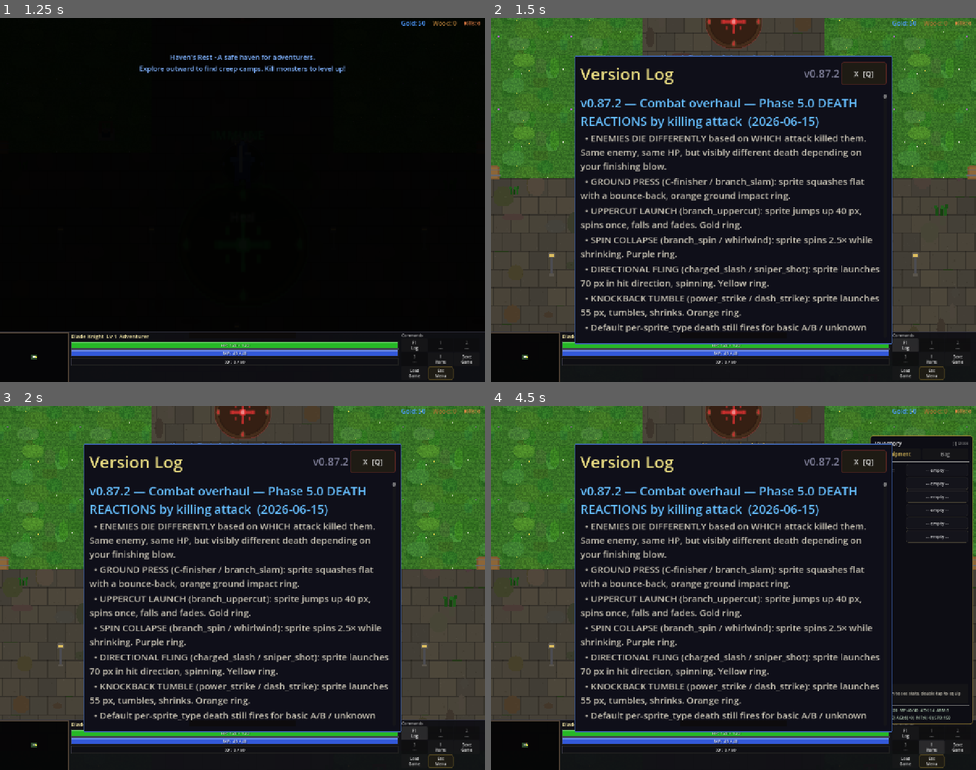
Above: before the commit, frames 1-4 (two rows, left to right).
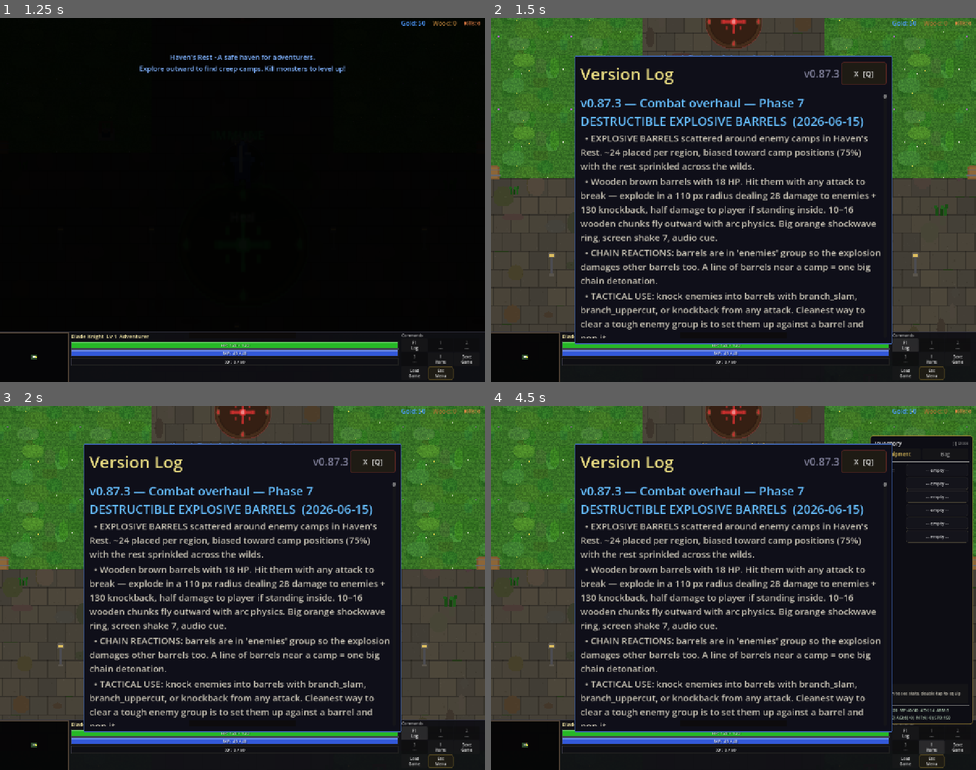
Above: after the commit, the same moments.

Repository: slxny/legends-open-rpg
Game: Godot game, scene res://scenes/main.tscn
Same seed, same stepped clock (60 frames per second), same inputs: the game is played once before the commit and once after it.
Inputs (mouse positions are in pixels of both pictures, inside the frame that each line leads up to):
- Up to frame 1 (1.25 s): tap Enter at 0.5 s; move the mouse to (218, 272) at 0.52 s; hold W (move_up) from 0.53 s (still down); hold Space (attack) from 0.53 s (still down); click (218, 272) at 0.67 s; tap Shift (dodge) at 0.8 s
- Up to frame 2 (1.5 s): release W (move_up) at 1.25 s; release Space (attack) at 1.25 s; click "F1 Log" at 1.25 s
- Up to frame 3 (2 s): no input
- Up to frame 4 (4.5 s): click "1 ---" at 2 s; click "2 ---" at 2.75 s; click "3 ---" at 3.5 s; click "I Items" at 4.25 s

Frame 1 is identical in both runs. In frame 2, 11% of the frame differs, in the area x 18-81%, y 15-88%; in frame 3, 11%; in frame 4, 11%.

Commit message:
v0.87.3: Combat overhaul — Phase 7 DESTRUCTIBLE EXPLOSIVE BARRELS
24 explosive barrels per region, biased to enemy camp areas (75%
near camps, rest in wilds).

- scripts/components/destructible_barrel.gd extends Node2D:
  Sprite (crystal_teal tinted brown) + Area2D (collision_layer=2 so
  player AttackArea picks it up) + 14px circle shape.
  18 HP, take_damage with brief flash, _explode at HP<=0.
  Stub _BarrelStats RefCounted for damage-pipeline compatibility —
  get_stats_dict / current_hp / max_hp / weapon_damage / armor /
  agility / strength / intelligence all there so CombatManager,
  poise, status systems don't error.
  Joins 'enemies' group so player auto-target works.

- _explode():
  Orange shockwave ring (scale 0.6 → 110/16, 0.35s).
  10-16 wooden chunks fly outward with arc physics.
  Radial damage 28 + knockback 130 to all enemies in 110px radius
  (chain-reacts other barrels — line of barrels = chain detonation).
  Half damage to player if standing inside.
  Screen shake 7 + crit_hit audio at +1.5 dB.

- havens_rest.gd: _spawn_destructible_barrels(rng, 24).
  Avoids town (<700px from center). Prefers placements within 360px
  of _camp_positions (75% of the time); rest scattered randomly.

TACTICAL: knock enemies into barrels with branch_slam / uppercut /
any attack knockback. Cleanest way to clear a tough group is set
them against a barrel and pop it.

Headless: smoke all PASS, parse clean.

Co-Authored-By: Claude Opus 4.7 (1M context) <noreply@anthropic.com>

Diff:
--- a/scenes/ui/changelog_dialog.gd
+++ b/scenes/ui/changelog_dialog.gd
@@ -9,9 +9,21 @@
 var _is_visible: bool = false
 var _is_mobile: bool = false
 
-const GAME_VERSION := "v0.87.2"
+const GAME_VERSION := "v0.87.3"
 
 const CHANGELOG: Array[Dictionary] = [
+	{
+		"version": "v0.87.3",
+		"title": "Combat overhaul — Phase 7 DESTRUCTIBLE EXPLOSIVE BARRELS",
+		"date": "2026-06-15",
+		"entries": [
+			"EXPLOSIVE BARRELS scattered around enemy camps in Haven's Rest. ~24 placed per region, biased toward camp positions (75%) with the rest sprinkled across the wilds.",
+			"Wooden brown barrels with 18 HP. Hit them with any attack to break — explode in a 110 px radius dealing 28 damage to enemies + 130 knockback, half damage to player if standing inside. 10–16 wooden chunks fly outward with arc physics. Big orange shockwave ring, screen shake 7, audio cue.",
+			"CHAIN REACTIONS: barrels are in 'enemies' group so the explosion damages other barrels too. A line of barrels near a camp = one big chain detonation.",
+			"TACTICAL USE: knock enemies into barrels with branch_slam, branch_uppercut, or knockback from any attack. Cleanest way to clear a tough enemy group is to set them up against a barrel and pop it.",
+			"Internal: scripts/components/destructible_barrel.gd extends Node2D with Sprite + Area2D (programmatic, no .tscn). Stub _BarrelStats RefCounted for damage-pipeline compatibility (get_stats_dict, current_hp, etc.). take_damage / apply_knockback / _explode mirror the enemy interface so player code needs no changes. Auto-spawn in havens_rest.gd _spawn_destructible_barrels with rng placement biased to camp proximity.",
+		]
+	},
 	{
 		"version": "v0.87.2",
 		"title": "Combat overhaul — Phase 5.0 DEATH REACTIONS by killing attack",
--- a/scenes/world/regions/havens_rest.gd
+++ b/scenes/world/regions/havens_rest.gd
@@ -498,6 +498,34 @@
 	_scatter_small_decor(rng, "grass_tuft_tall", 180, 0.9, 1.4, -7)
 	_scatter_small_decor(rng, "flowers", 140, 0.7, 1.2, -7)
 	_scatter_small_decor(rng, "mushroom_cluster", 60, 0.7, 1.1, -7)
+
+	# Phase 7 — destructible explosive barrels scattered around enemy
+	# camp areas. Hit them to chain damage; knock enemies into them.
+	_spawn_destructible_barrels(rng, 24)
+
+
+const _BarrelCls = preload("res://scripts/components/destructible_barrel.gd")
+func _spawn_destructible_barrels(rng: RandomNumberGenerator, count: int) -> void:
+	var placed: int = 0
+	var tries: int = 0
+	while placed < count and tries < count * 6:
+		tries += 1
+		var pos := Vector2(rng.randf_range(-4500, 4500), rng.randf_range(-3500, 3500))
+		# Avoid town and immediate spawn area.
+		if pos.length() < 700:
+			continue
+		# Prefer placements within ~200px of a camp position for tactical use.
+		var near_camp: bool = false
+		for camp_pos in _camp_positions:
+			if pos.distance_squared_to(camp_pos) < 360.0 * 360.0:
+				near_camp = true
+				break
+		if not near_camp and rng.randf() > 0.25:
+			continue  # only spawn off-camp 25% of the time
+		var barrel = _BarrelCls.new()
+		barrel.position = pos
+		add_child(barrel)
+		placed += 1
 
 
 # Scatter a decoration sprite type across the map. Each call awaits per
--- /dev/null
+++ b/scripts/components/destructible_barrel.gd
@@ -0,0 +1,204 @@
+extends Node2D
+class_name DestructibleBarrel
+
+## Phase 7 — explosive barrel. Hit it to break it; explosion damages
+## any nearby enemies. Knockback can be used to push enemies INTO the
+## barrel which is the most satisfying use.
+##
+## Joins the "enemies" group so the player's attack auto-targets work
+## on it; minimal stub take_damage / apply_knockback / get_stats_dict
+## interface so the existing damage pipeline works without changes.
+
+const MAX_HP: int = 18
+const EXPLOSION_RADIUS: float = 110.0
+const EXPLOSION_DAMAGE: int = 28
+const KNOCKBACK_FORCE: float = 130.0
+
+@onready var sprite: Sprite2D = Sprite2D.new()
+@onready var area: Area2D = Area2D.new()
+
+var _hp: int = MAX_HP
+var _is_dead: bool = false
+var _is_sleeping: bool = false  # for compatibility with enemy queries
+var _knockback_velocity: Vector2 = Vector2.ZERO
+var stats: Object = null  # set in _ready
+
+
+func _ready() -> void:
+	add_to_group("enemies")  # so player's _enemies_in_range picks us up
+	add_to_group("destructible_barrels")
+
+	# Visual: small barrel made from crystal_teal texture tinted brown.
+	var tex = SpriteGenerator.get_texture("crystal_teal")
+	if tex == null:
+		tex = SpriteGenerator.get_texture("crystal_white")
+	sprite.texture = tex
+	sprite.texture_filter = CanvasItem.TEXTURE_FILTER_NEAREST
+	sprite.modulate = Color(0.85, 0.55, 0.25)  # warm wood
+	sprite.scale = Vector2(1.4, 1.7)
+	sprite.z_index = 1
+	add_child(sprite)
+
+	# Collision shape for player swing hit detection.
+	area.collision_layer = 2  # enemy layer so attack_area picks us up
+	area.collision_mask = 0
+	var shape := CollisionShape2D.new()
+	var circle := CircleShape2D.new()
+	circle.radius = 14.0
+	shape.shape = circle
+	area.add_child(shape)
+	add_child(area)
+
+	# Stub stats so CombatManager / poise / status systems don't error.
+	stats = _BarrelStats.new()
+	stats.current_hp = MAX_HP
+	stats.max_hp = MAX_HP
+	stats.attack_damage = 0
+	stats.armor = 0
+	stats.weapon_damage = 0
+	stats.agility = 0
+	stats.strength = 0
+	stats.intelligence = 0
+
+
+# Stat-component stub — barrels don't have a real StatsComponent.
+class _BarrelStats:
+	extends RefCounted
+	var current_hp: int = 18
+	var max_hp: int = 18
+	var attack_damage: int = 0
+	var armor: int = 0
+	var weapon_damage: int = 0
+	var agility: int = 0
+	var strength: int = 0
+	var intelligence: int = 0
+
+	func take_damage(amount: int) -> void:
+		current_hp = max(0, current_hp - amount)
+
+
+# Compatibility surface — mirrors the enemy.gd interface used by
+# CombatManager / player / etc.
+
+func take_damage(amount: int, is_crit: bool = false) -> void:
+	if _is_dead:
+		return
+	_hp = max(0, _hp - amount)
+	stats.current_hp = _hp
+	# Brief flash for feedback.
+	var t := sprite.create_tween()
+	t.tween_property(sprite, "modulate", Color(1.5, 1.0, 0.5), 0.05)
+	t.tween_property(sprite, "modulate", Color(0.85, 0.55, 0.25), 0.12)
+	if _hp <= 0:
+		_explode()
+
+
+func apply_knockback(direction: Vector2, force: float) -> void:
+	# Barrels can be shoved (toward enemies, even into explosives).
+	if _is_dead:
+		return
+	_knockback_velocity = direction.normalized() * force
+
+
+func get_stats_dict() -> Dictionary:
+	return {
+		"attack_damage": 0,
+		"primary_stat": "strength",
+		"strength": 0,
+		"agility": 0,
+		"intelligence": 0,
+		"weapon_damage": 0,
+		"armor": 0,
+	}
+
+
+func _physics_process(delta: float) -> void:
+	if _is_dead:
+		return
+	if _knockback_velocity.length_squared() > 4.0:
+		global_position += _knockback_velocity * delta
+		_knockback_velocity = _knockback_velocity.lerp(Vector2.ZERO, delta * 14.0)
+
+
+func _explode() -> void:
+	_is_dead = true
+	# Visual: big orange ring + flash.
+	var ring_tex = SpriteGenerator.get_texture("ring_flash")
+	if ring_tex == null:
+		ring_tex = SpriteGenerator.get_texture("crystal_white")
+	if ring_tex != null:
+		var ring := Sprite2D.new()
+		ring.texture = ring_tex
+		ring.texture_filter = CanvasItem.TEXTURE_FILTER_NEAREST
+		ring.global_position = global_position
+		ring.modulate = Color(1.7, 0.7, 0.15, 0.95)
+		ring.scale = Vector2(0.6, 0.6)
+		ring.z_index = 6
+		get_parent().add_child(ring)
+		var t := ring.create_tween()
+		t.set_parallel(true)
+		t.tween_property(ring, "scale", Vector2(EXPLOSION_RADIUS / 16.0, EXPLOSION_RADIUS / 16.0), 0.35).set_trans(Tween.TRANS_QUAD).set_ease(Tween.EASE_OUT)
+		t.tween_property(ring, "modulate:a", 0.0, 0.40).set_trans(Tween.TRANS_QUAD).set_ease(Tween.EASE_IN)
+		t.set_parallel(false)
+		t.tween_callback(ring.queue_free)
+
+	# Wooden chunks for visual variety.
+	var chunk_tex = SpriteGenerator.get_texture("rat_gib")
+	if chunk_tex != null:
+		for _i in range(randi_range(10, 16)):
+			var chunk := Sprite2D.new()
+			chunk.texture = chunk_tex
+			chunk.texture_filter = CanvasItem.TEXTURE_FILTER_NEAREST
+			chunk.global_position = global_position
+			chunk.modulate = Color(0.7, 0.45, 0.2, 0.9)  # wooden brown
+			chunk.scale = Vector2(randf_range(0.6, 1.2), randf_range(0.6, 1.2))
+			chunk.z_index = 1
+			get_parent().add_child(chunk)
+			var dir := Vector2(randf_range(-1, 1), randf_range(-1, 1)).normalized()
+			var force := randf_range(60, 140)
+			var apex := chunk.global_position + dir * force * 0.5 + Vector2(0, -randf_range(15, 35))
+			var dest := chunk.global_position + dir * force + Vector2(0, randf_range(8, 18))
+			var ct := chunk.create_tween()
+			ct.set_parallel(true)
+			ct.tween_property(chunk, "global_position", apex, 0.18).set_trans(Tween.TRANS_QUAD).set_ease(Tween.EASE_OUT)
+			ct.tween_property(chunk, "rotation", randf_range(-10.0, 10.0), 0.4)
+			ct.set_parallel(false)
+			ct.tween_property(chunk, "global_position", dest, 0.25).set_trans(Tween.TRANS_QUAD).set_ease(Tween.EASE_IN)
+			ct.tween_property(chunk, "modulate:a", 0.0, 0.6)
+			ct.tween_callback(chunk.queue_free)
+
+	# Damage all enemies within radius (including OTHER destructibles
+	# — chain reactions). Also knock them away.
+	for e in get_tree().get_nodes_in_group("enemies"):
+		if e == self or not is_instance_valid(e):
+			continue
+		var is_dead = e.get("_is_dead")
+		if is_dead:
+			continue
+		var to_e: Vector2 = e.global_position - global_position
+		if to_e.length_squared() > EXPLOSION_RADIUS * EXPLOSION_RADIUS:
+			continue
+		if e.has_method("take_damage"):
+			e.take_damage(EXPLOSION_DAMAGE, false)
+		if to_e.length() > 0.01 and e.has_method("apply_knockback"):
+			e.apply_knockback(to_e.normalized(), KNOCKBACK_FORCE)
+
+	# Hit the player too if they're standing on it.
+	var players := get_tree().get_nodes_in_group("player")
+	if not players.is_empty():
+		var player: Node2D = players[0]
+		if is_instance_valid(player) and player.global_position.distance_squared_to(global_position) <= EXPLOSION_RADIUS * EXPLOSION_RADIUS:
+			if player.has_method("take_damage"):
+				player.take_damage(int(EXPLOSION_DAMAGE * 0.5), false)  # half damage to player
+
+	# Screen shake.
+	if not players.is_empty():
+		var player2: Node2D = players[0]
+		if is_instance_valid(player2) and player2.has_method("_do_screen_shake"):
+			player2._do_screen_shake(7.0)
+
+	# Audio.
+	if AudioManager != null and AudioManager.has_method("play_sfx"):
+		AudioManager.play_sfx("crit_hit", 1.5)
+
+	queue_free()
